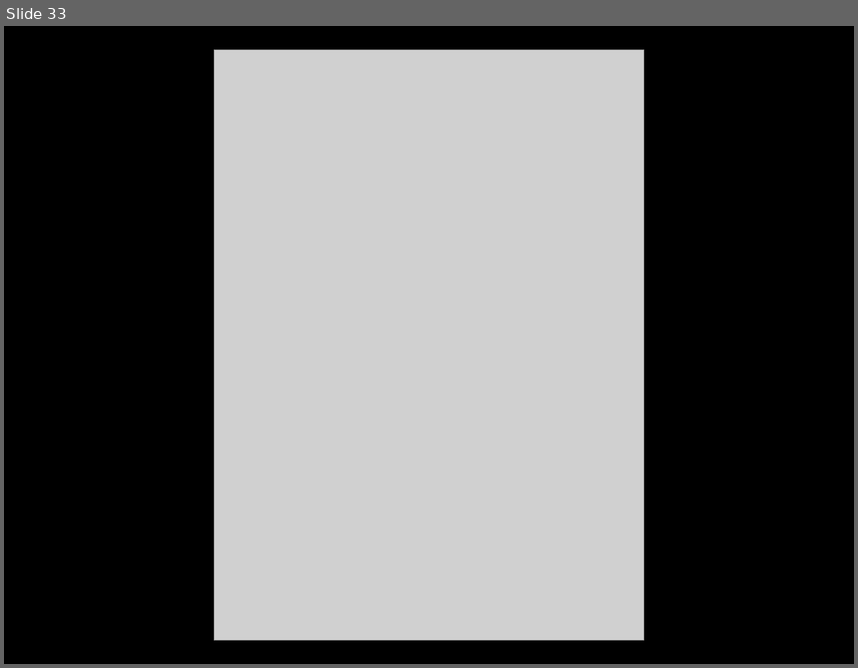
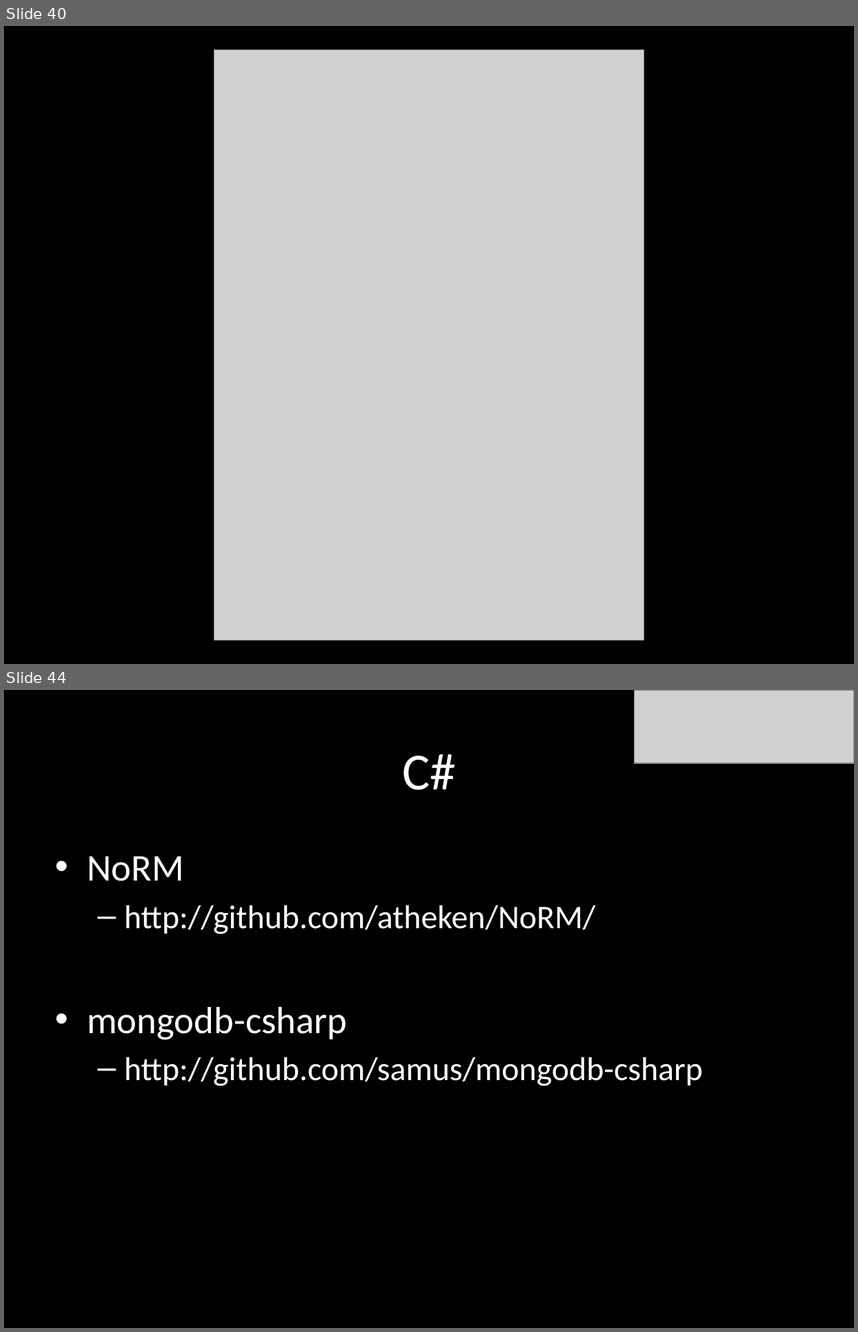
Before and after one commit to jonfuller/presentations, a slide deck: mongo/mongo.pptx. Shown one above the other, each under a label of ours: slide 33 before the commit, slides 40 and 44 after it; the slides between them are not shown. The pictures are 858x668 and 858x1332 pixels, drawn with LibreOffice and Linux fonts; fonts in the diff are those of the drawing; grey boxes stand for pictures. Boxes give left, top, right and bottom in pixels: in the first picture for what was removed or moved away, otherwise in the second. Text is boxed around its words. In the diff, an @@ line names an element or a change of style, - is before the commit and + after.

```diff
--- a/mongo/mongo.pptx
+++ b/mongo/mongo.pptx
@@ slide 44 added at <box>4,690,854,1328</box>, background #000000 @@
@@ picture added at <box>635,690,854,763</box> @@
@@ title added at <box>402,754,456,790</box>, 44 pt, text #FFFFFF @@
+C#
@@ text added at <box>87,856,703,1086</box>, 28 pt, text #FFFFFF @@
+• NoRM
+  – http://github.com/atheken/NoRM/
+• mongodb-csharp
+  – http://github.com/samus/mongodb-csharp
@@ what was slide 33 is now slide 40 @@
```
Also in this commit, not shown: 6 slides changed, 10 other slides added.
